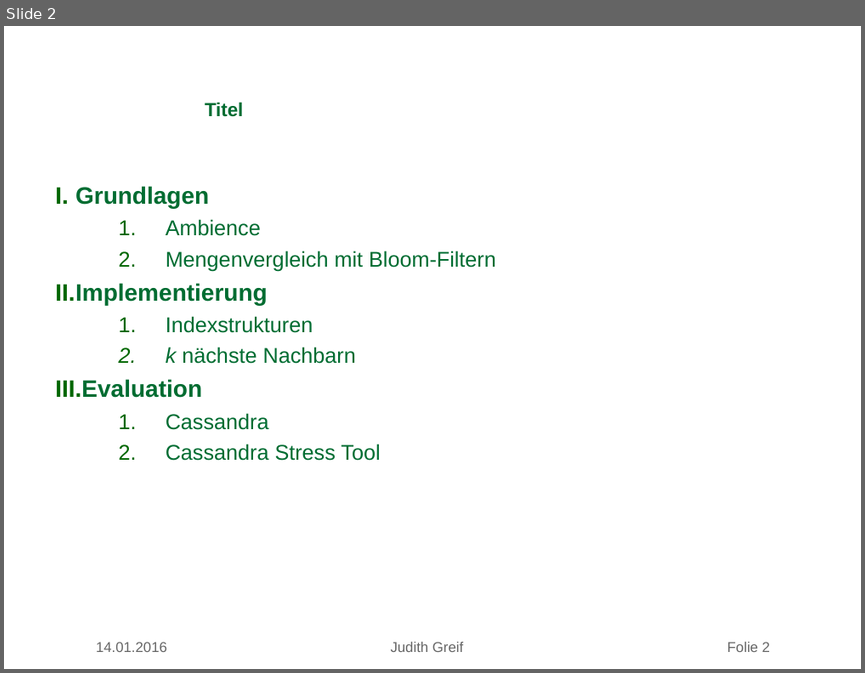
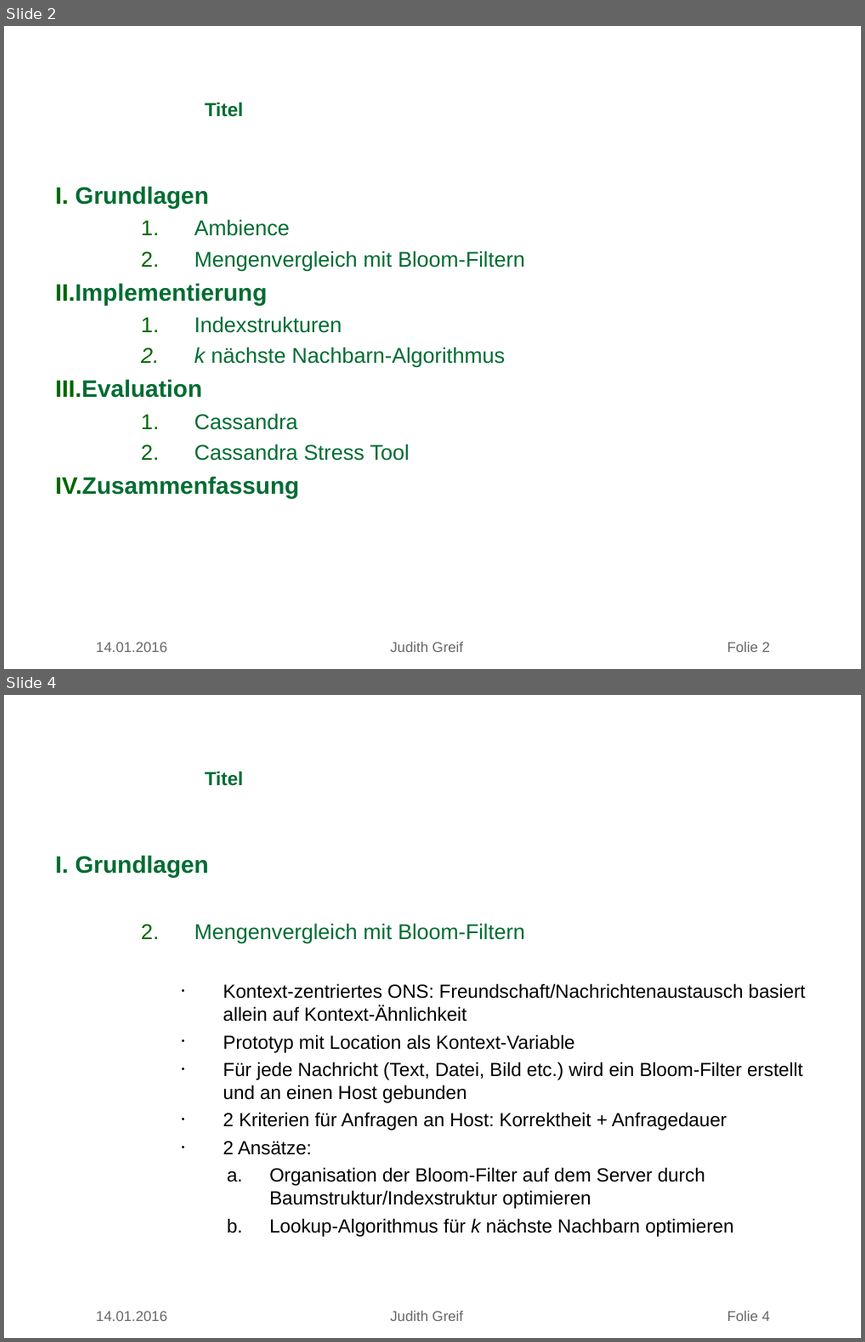
Before and after one commit to missgreenwood/masterarbeit, a slide deck: mdsg_latex_10062012/slides/antrittsvortrag_greif.ppt. Shown one above the other, each under a label of ours: slide 2 before the commit, slides 2 and 4 after it; the slides between them are not shown. The pictures are 865x673 and 865x1342 pixels, drawn with LibreOffice and Linux fonts; fonts in the diff are those of the drawing; background and template pictures are left out. Boxes give left, top, right and bottom in pixels: in the first picture for what was removed or moved away, otherwise in the second. Text is boxed around its words. In the diff, an @@ line names an element or a change of style, - is before the commit and + after.

```diff
--- a/mdsg_latex_10062012/slides/antrittsvortrag_greif.ppt
+++ b/mdsg_latex_10062012/slides/antrittsvortrag_greif.ppt
@@ slide 4 added at box(4, 695, 861, 1338), background picture (left out) @@
@@ title added at box(205, 771, 243, 786), 16 pt, text #006C31, bold @@
+Titel
@@ text added at box(55, 855, 806, 1236), 16 pt, text #000000 @@
+I. Grundlagen
+  2. Mengenvergleich mit Bloom-Filtern
+    • Kontext-zentriertes ONS: Freundschaft/Nachrichtenaustausch basiert allein auf Kontext-Ähnlichkeit
+    • Prototyp mit Location als Kontext-Variable
+    • Für jede Nachricht (Text, Datei, Bild etc.) wird ein Bloom-Filter erstellt und an einen Host gebunden
+    • 2 Kriterien für Anfragen an Host: Korrektheit + Anfragedauer
+    • 2 Ansätze:
+    a. Organisation der Bloom-Filter auf dem Server durch Baumstruktur/Indexstruktur optimieren
+    b. Lookup-Algorithmus für k nächste Nachbarn optimieren
@@ text added at box(96, 1310, 770, 1321), 12 pt, text #666666 @@
+14.01.2016 Judith Greif Folie 4
@@ slide 2 changed as well @@
@@ text at box(55, 186, 525, 460): indent changed @@
@@ text at box(194, 346, 506, 368): text changed @@
-  2. k nächste Nachbarn
+  2. k nächste Nachbarn-Algorithmus
@@ text at box(55, 476, 299, 498): paragraph added @@
+IV. Zusammenfassung
```
Also in this commit, not shown: 1 other slide changed, 1 other slide added, 2 other files.
